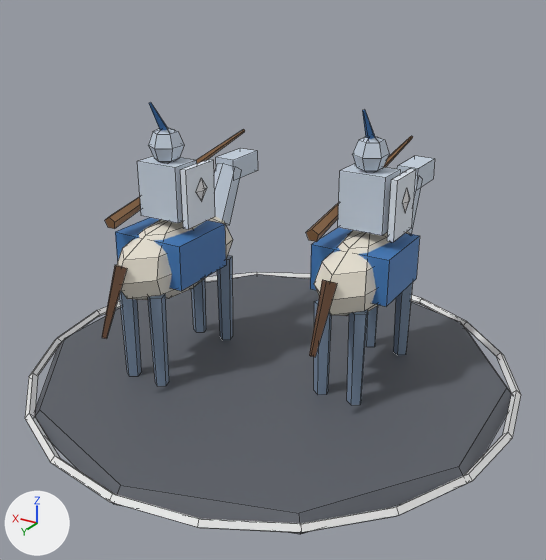
The FBX model Starline/Packages/com.starline.game/Runtime/Resources/StarlineModels/battleship.fbx, before and after one commit.
Camera for both pictures: a 50 mm camera at (-2.41, 4.0, 2.7) aimed at (-0.09, 0.14, 0.77). Lighting does not change. The marker at lower left points along +X, +Y and +Z. The older version comes first. Mesh edges are drawn as thin lines. Where no turn or scale is listed for an object, it has been applied to the vertices.

Script lines for the objects in view, before the commit:
```python
me_battleship = bpy.data.meshes.new('battleship')
me_battleship.from_pydata(...)  # 456 vertices, 410 faces; spans x -1.68..1.68, y -1.68..1.68, z 0.0..1.89
# faces by material slot: [314, 96]
me_battleship.materials.append(mat_hull_002)  # picture img_palette_png
me_battleship.materials.append(mat_glow_002)  # white #e7e7e7
ob_battleship = bpy.data.objects.new('battleship', me_battleship)
ob_battleship.location = (0.0, 0.0, 0.0)
```
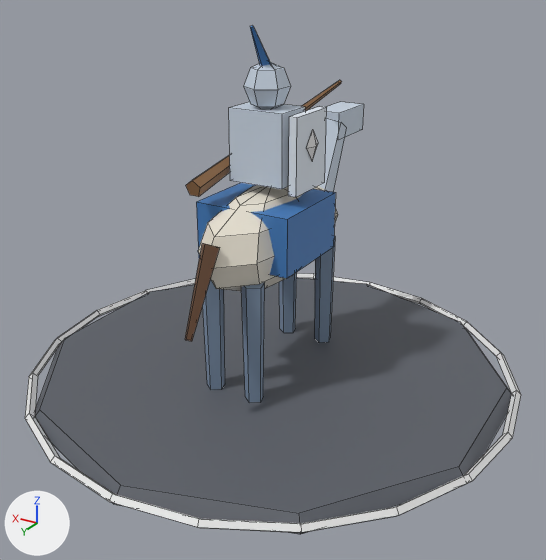
Changed parts and their boxes [x1, y1, x2, y2] in the pictures (546 x 560 px; the box of a moved part takes in the faces that stretch with it):
```json
{"object": "battleship", "change": "reshaped", "before": [25, 102, 521, 534], "after": [25, 25, 521, 534], "on screen": "18% taller"}
{"part": 1, "of": "me_battleship", "change": "deleted", "before": [102, 102, 258, 386]}
{"part": 2, "of": "me_battleship", "change": "moved or reshaped", "before": [306, 110, 435, 405], "after": [185, 25, 364, 403]}
```

The change, as JSON lines over the scene's bpy script:
```json
{"block": "me_battleship", "where": "# used by ob_battleship; location = (0.0, 0.0, 0.0)"}
{"op": "remove", "block": "me_battleship", "code": "me_battleship.from_pydata(...)  # 456 vertices, 410 faces; spans x -1.68..1.68, y -1.68..1.68, z 0.0..1.89"}
{"op": "add", "block": "me_battleship", "code": "me_battleship.from_pydata(...)  # 278 vertices, 251 faces; spans x -1.68..1.68, y -1.68..1.68, z 0.0..2.34"}
{"block": "me_battleship", "change": "me_battleship part 1: 15 loose pieces with 178 vertices, spanning x 0.34..0.86, y -0.9..1.02, z 0.08..1.89, are deleted"}
{"block": "me_battleship", "change": "me_battleship part 2"}
{"block": "me_battleship", "change": "4 vertices in x -0.62..-0.58, y 0.53..0.57, z 0.54..0.56 move by (0.6, 0.39, 0.12)"}
{"block": "me_battleship", "change": "3 vertices in x -0.61..-0.59, y -0.02..-0.01, z 1.87..1.88 move by (0.6, 0.25, 0.45)"}
{"block": "me_battleship", "change": "3 vertices in x -0.64..-0.56, y -0.18..-0.15, z 1.68..1.7 move by (0.6, 0.21, 0.4)"}
{"block": "me_battleship", "change": "168 vertices move from x -0.86..-0.34, y -1.35..0.4, z 0.08..1.89 to x -0.32..0.32, y -1.44..0.75, z 0.08..2.34"}
```
